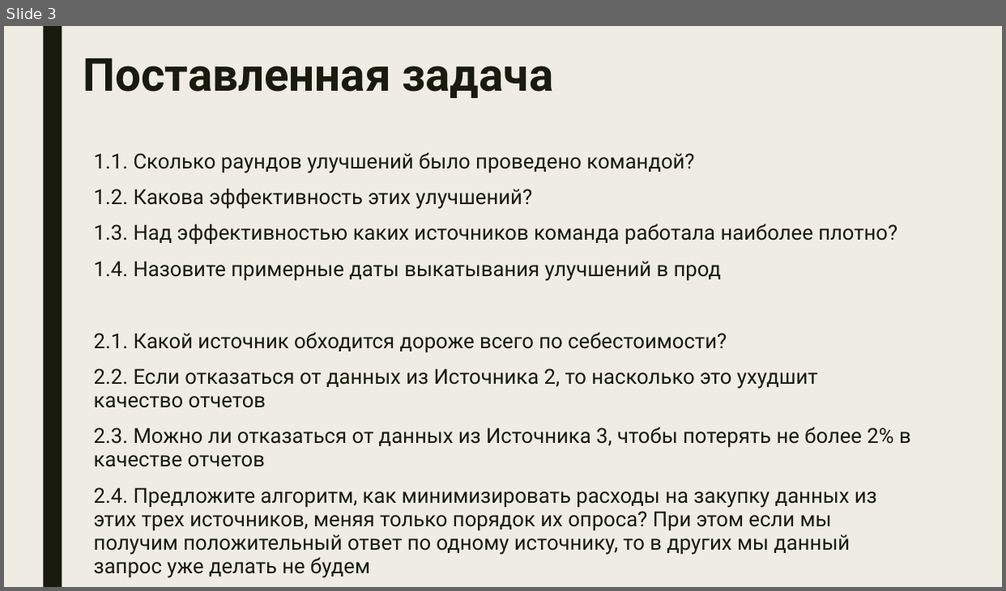
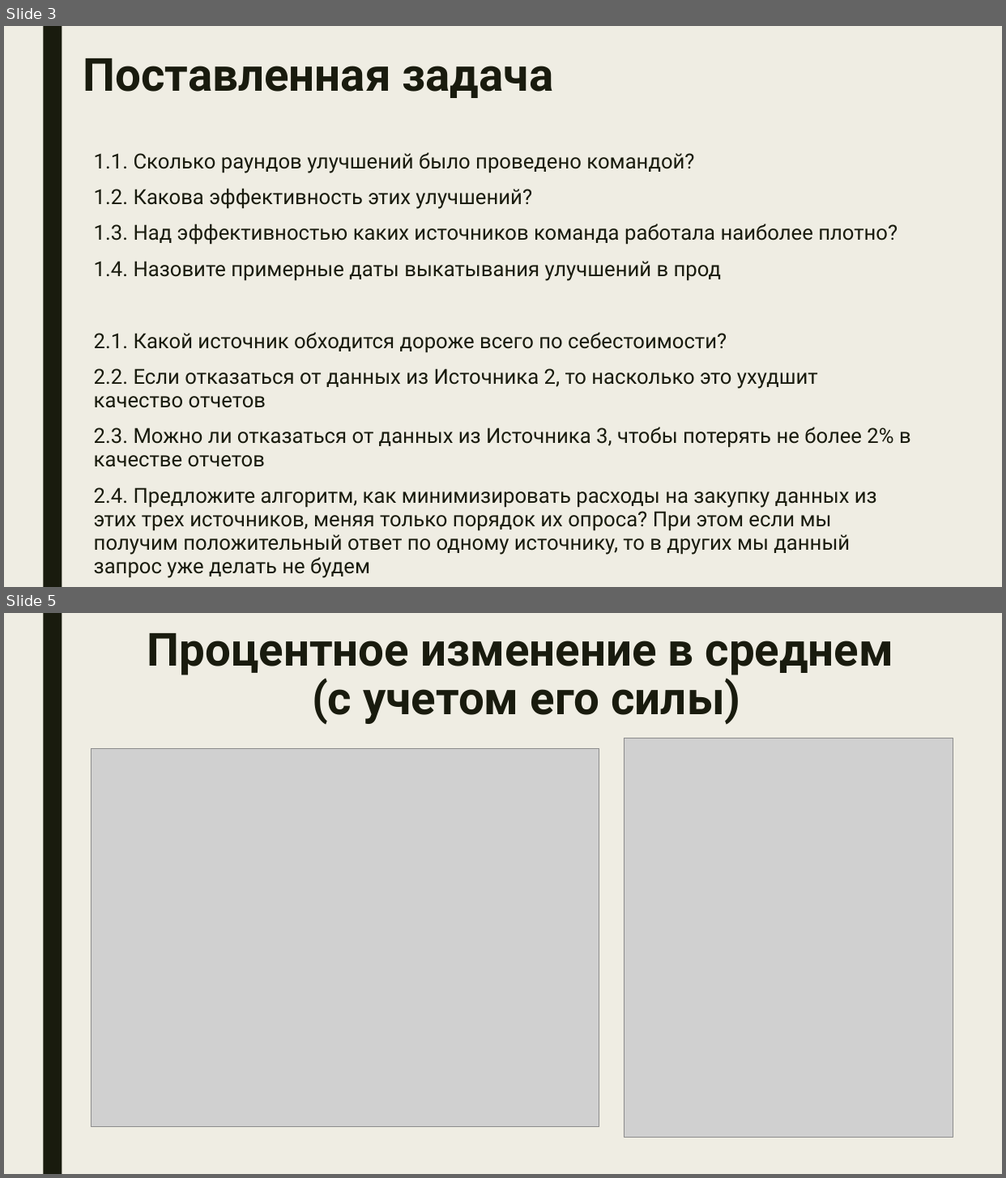
Before and after one commit to IAmSerepok/DataFromVariousSources, a slide deck: speech/presentation.pptx. Shown one above the other, each under a label of ours: slide 3 before the commit, slides 3 and 5 after it; the slides between them are not shown. The pictures are 1006x591 and 1006x1178 pixels, drawn with LibreOffice and Linux fonts; fonts in the diff are those of the drawing; grey boxes stand for pictures. Boxes give left, top, right and bottom in pixels: in the first picture for what was removed or moved away, otherwise in the second. Text is boxed around its words. In the diff, an @@ line names an element or a change of style, - is before the commit and + after.

```diff
--- a/speech/presentation.pptx
+++ b/speech/presentation.pptx
@@ slide 5 added at (4, 613, 1002, 1174), background #EFEDE3; not listed: 1 template element that a slide beside it also shows @@
@@ text added at (147, 633, 893, 725), 44 pt, text #191B0E, bold @@
+Процентное изменение в среднем
+(с учетом его силы)
@@ picture added at (91, 748, 599, 1127) @@
@@ picture added at (624, 738, 953, 1137) @@
```
Also in this commit, not shown: 1 other slide added, 2 slides removed, 2 other files.
